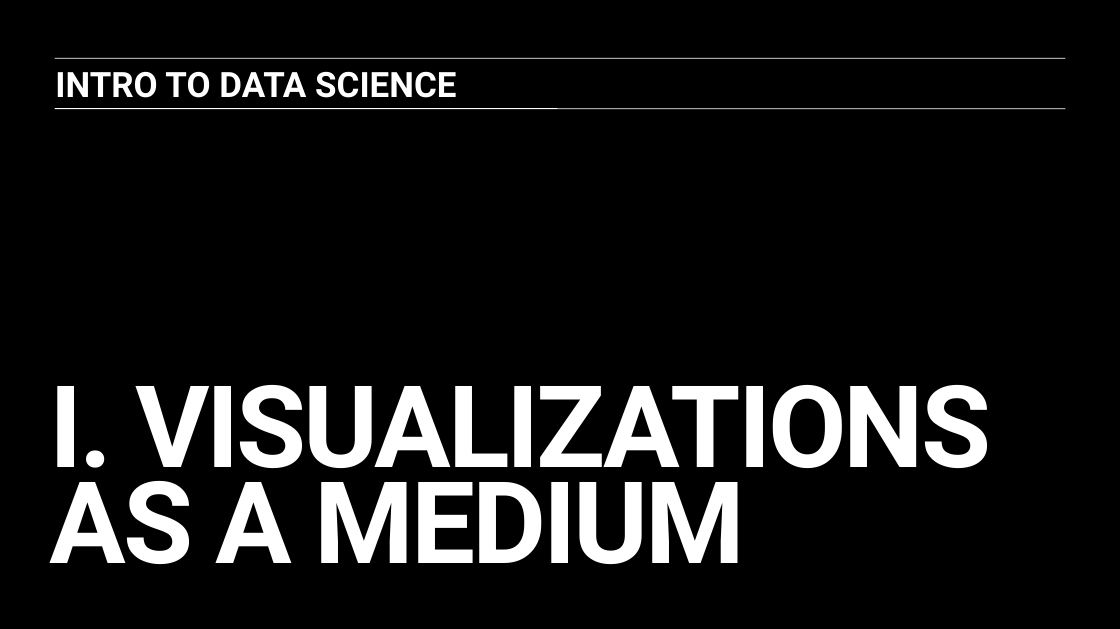
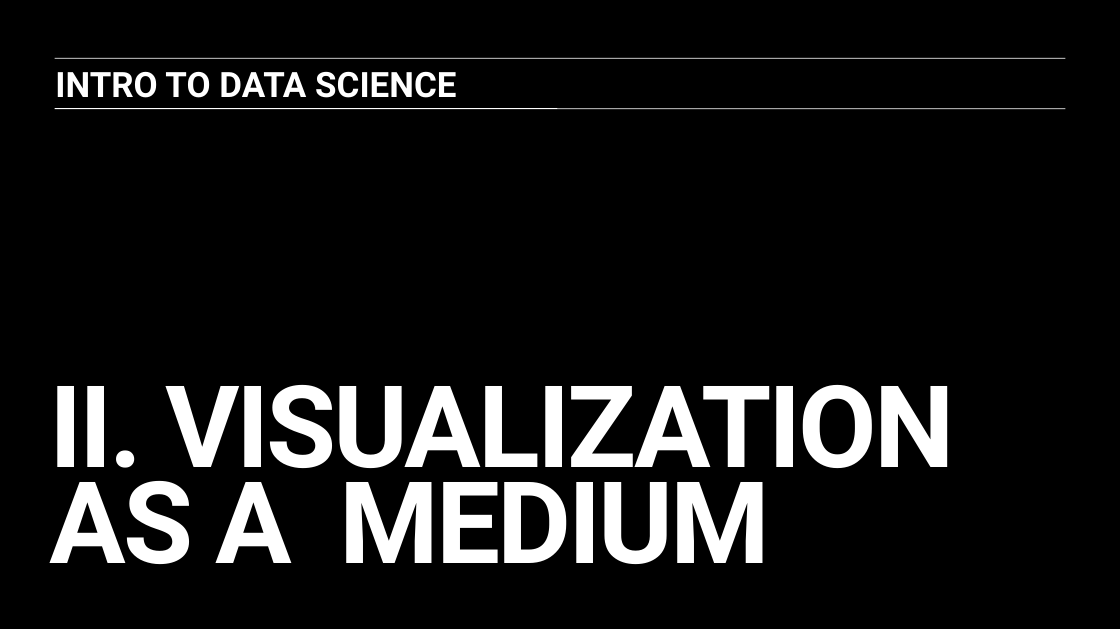
Before and after one commit to ajschumacher/gadsdc, a slide deck: slide 12 of 03-R_viz/slides.pptx (slide 2 before the commit). Drawn at 1120x629 pixels with LibreOffice and Linux fonts; fonts in the diff are those of the drawing. Boxes give left, top, right and bottom in pixels: in the first picture for what was removed or moved away, otherwise in the second. Text is boxed around its words. In the diff, an @@ line names an element or a change of style, - is before the commit and + after.

```diff
--- a/03-R_viz/slides.pptx
+++ b/03-R_viz/slides.pptx
@@ title at box(49, 385, 954, 564): text changed @@
-I. VISUALIZATIONS AS A MEDIUM
+II. VISUALIZATION AS A MEDIUM
```
Also in this commit, not shown: 1 other slide changed, 3 slides added, 2 other files.
